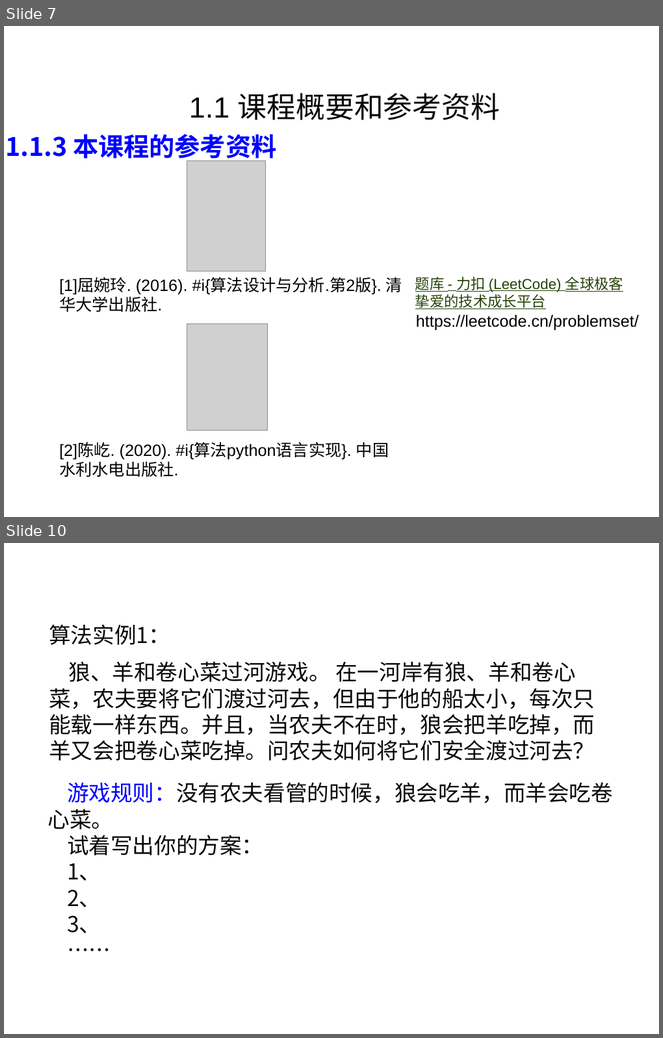
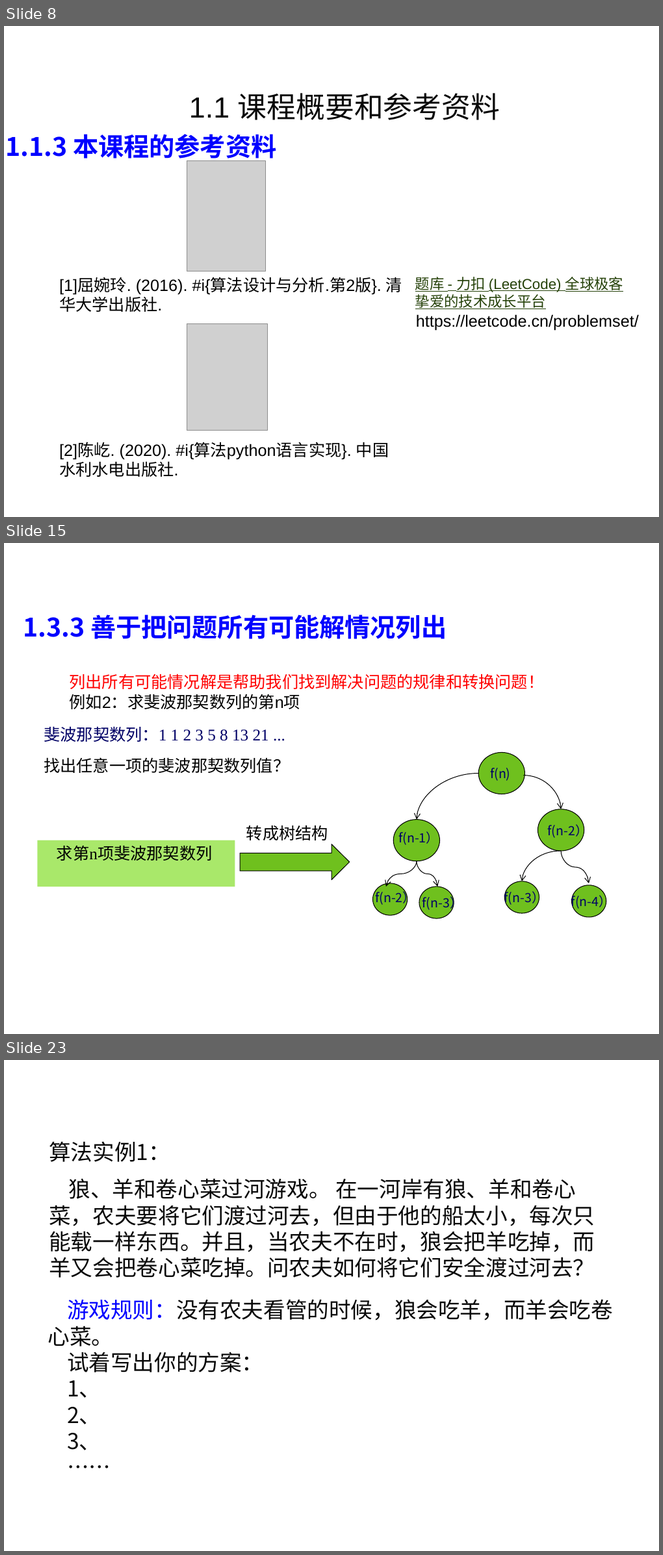
Before and after one commit to liutongling/DP, a slide deck: file/第1章 概论.pptx. Shown one above the other, each under a label of ours: slides 7 and 10 before the commit, slides 8, 15 and 23 after it; the slides between them are not shown. The pictures are 663x1038 and 663x1555 pixels, drawn with LibreOffice and Linux fonts; fonts in the diff are those of the drawing; grey boxes stand for pictures; background and template pictures are left out. Boxes give left, top, right and bottom in pixels: in the first picture for what was removed or moved away, otherwise in the second. Text is boxed around its words. In the diff, an @@ line names an element or a change of style, - is before the commit and + after.

```diff
--- a/file/第1章 概论.pptx
+++ b/file/第1章 概论.pptx
@@ slide 15 added at <box>4,543,659,1034</box>, background #FFFFFF @@
@@ text added at <box>24,615,447,639</box>, 28 pt, text #0000FF, bold @@
+1.3.3 善于把问题所有可能解情况列出
@@ text added at <box>69,674,544,709</box>, 18 pt, text #FF0000 @@
+列出所有可能情况解是帮助我们找到解决问题的规律和转换问题！
+例如2：求斐波那契数列的第n项
@@ text added at <box>44,726,269,742</box>, 18 pt, text #000066 @@
+斐波那契数列：1 1 2 3 5 8 13 21 ...
@@ text added at <box>44,757,289,773</box>, 18 pt, text #000000 @@
+找出任意一项的斐波那契数列值？
@@ text added at <box>246,825,328,841</box>, 18 pt, text #000000 @@
+转成树结构
@@ text added at <box>548,823,588,839</box>, 14 pt, text #000066 @@
+f(n-2）
@@ rectangle added at <box>37,841,235,887</box>, fill #A9E86A, 18 pt, text #000000 @@
+求第n项斐波那契数列
@@ right arrow added at <box>240,845,349,880</box>, fill #6FC01E, outline #000000 0.75 pt @@
@@ group added at <box>373,753,589,916</box>: 6 curved arrows, 4 ellipses, 2 texts @@
+f(n)
+f(n-1）
@@ text added at <box>375,889,415,906</box>, 14 pt, text #000066 @@
+f(n-2）
@@ ellipse added at <box>419,887,454,919</box>, fill #6FC01E, outline #000000 0.75 pt @@
@@ text added at <box>504,889,544,906</box>, 14 pt, text #000066 @@
+f(n-3）
@@ ellipse added at <box>504,882,540,914</box>, fill #6FC01E, outline #000000 0.75 pt @@
@@ text added at <box>571,893,612,910</box>, 14 pt, text #000066 @@
+f(n-4）
@@ ellipse added at <box>572,886,607,918</box>, fill #6FC01E, outline #000000 0.75 pt @@
@@ text added at <box>422,894,462,911</box>, 14 pt, text #000066 @@
+f(n-3）
@@ what was slide 7 is now slide 8 @@
@@ what was slide 10 is now slide 23 @@
```
Also in this commit, not shown: 6 slides changed, 12 other slides added.
